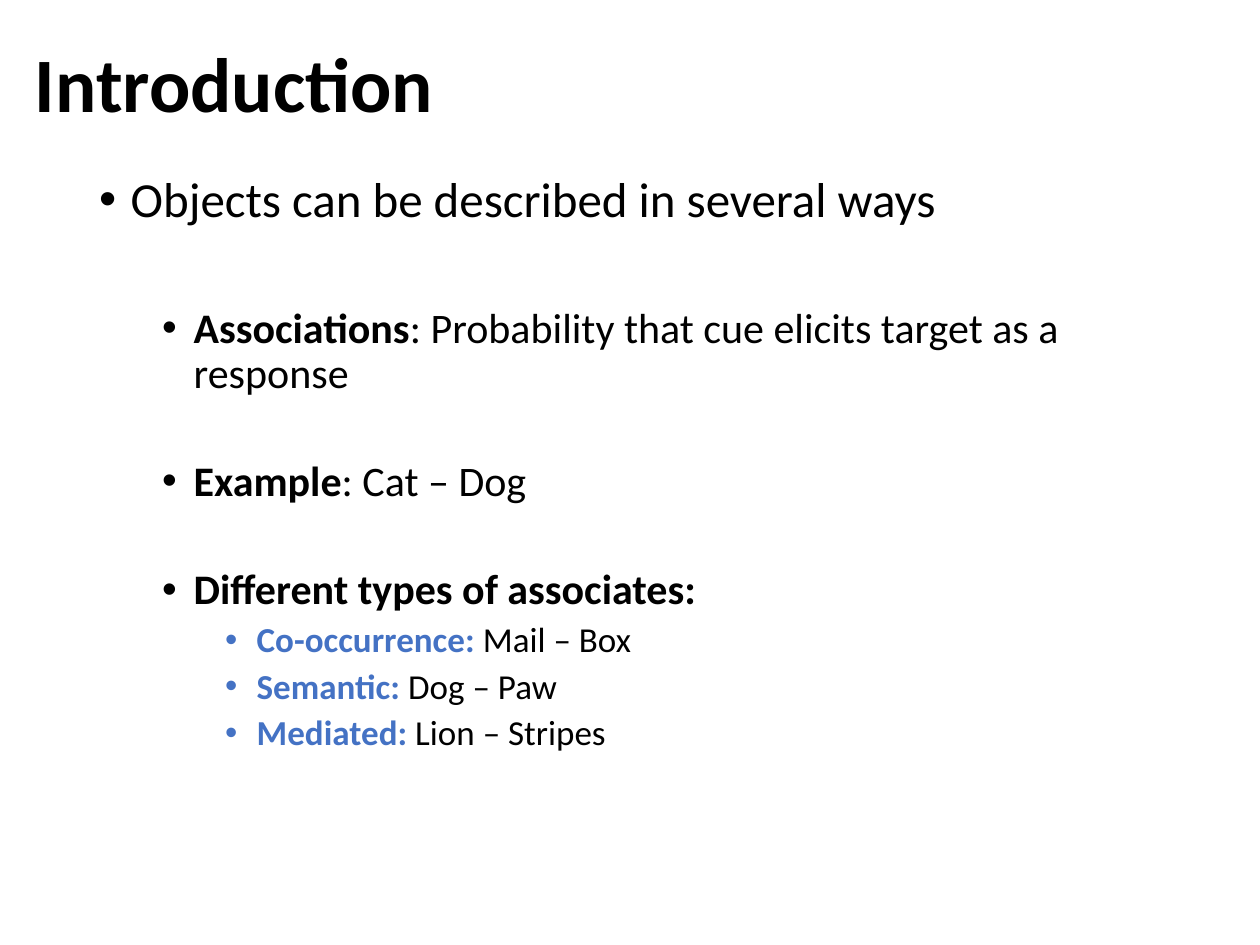
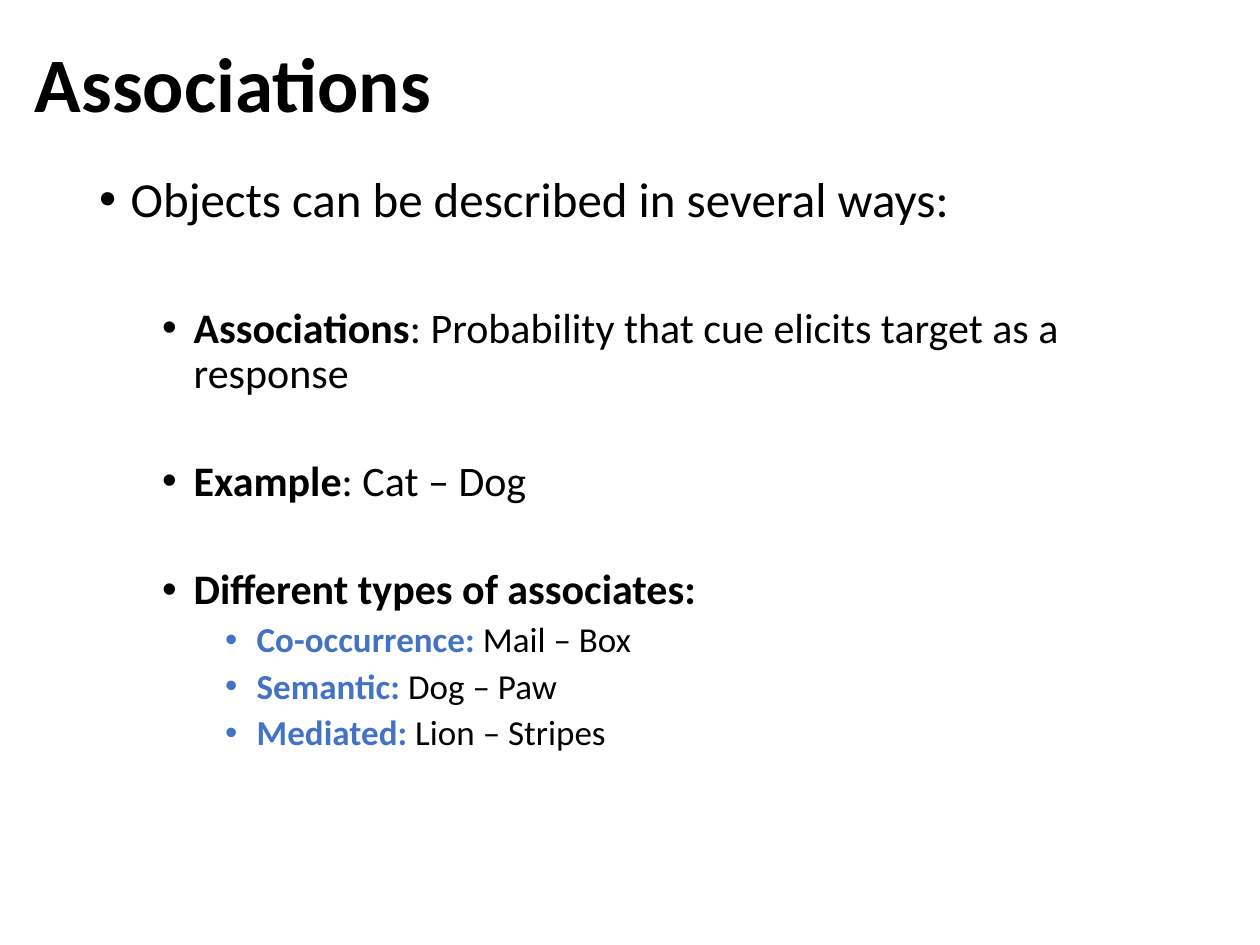
Before and after one commit to npm27/Affordance-Norms, a slide deck: slide 4 of 5 Presentations/UCONN 2022.pptx. Drawn at 1260x945 pixels with LibreOffice and Linux fonts; fonts in the diff are those of the drawing. Boxes give left, top, right and bottom in pixels: in the first picture for what was removed or moved away, otherwise in the second. Text is boxed around its words. In the diff, an @@ line names an element or a change of style, - is before the commit and + after.

```diff
--- a/5 Presentations/UCONN 2022.pptx
+++ b/5 Presentations/UCONN 2022.pptx
@@ title at (x1=35, y1=58, x2=431, y2=113): text changed @@
-Introduction
+Associations
@@ text at (x1=131, y1=183, x2=949, y2=226): text changed @@
-• Objects can be described in several ways
+• Objects can be described in several ways:
```
Also in this commit, not shown: 12 other slides changed, 2 slides added, 1 slide removed.
